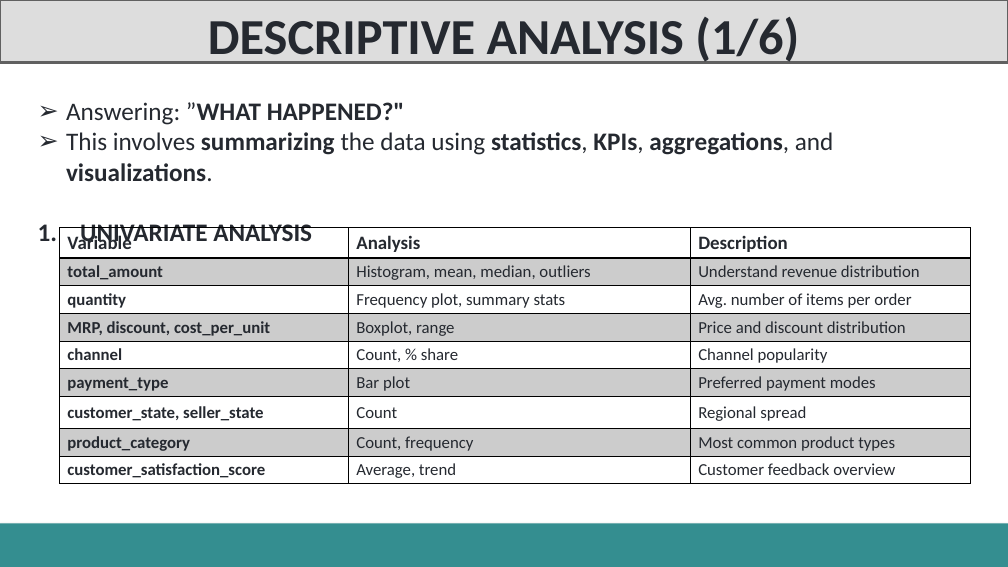
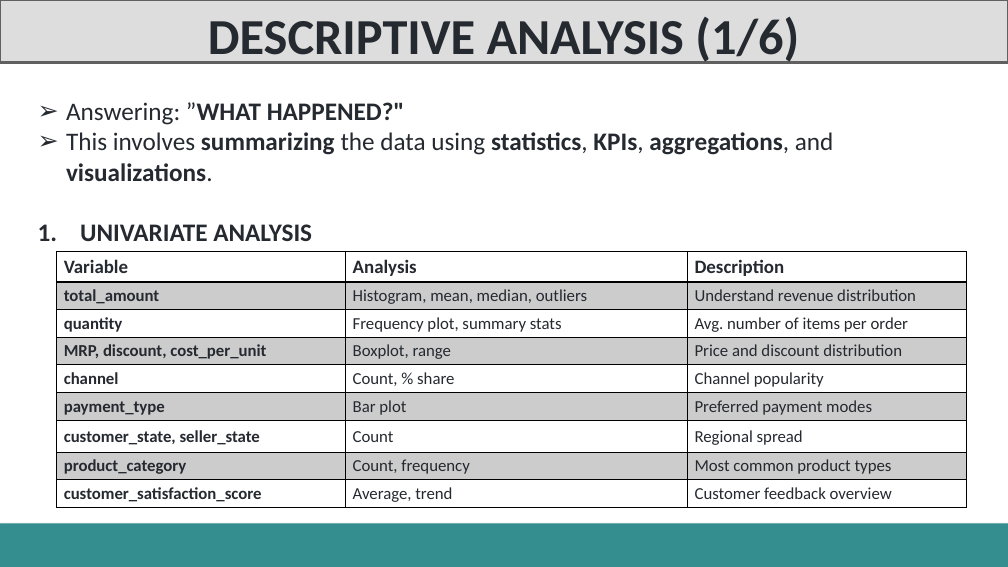
Before and after one commit to Dipesh-Ydv/Retail-Store-Data-Analysis, a slide deck: slide 23 of Retail Analysis Presentation.pptx. Drawn at 1008x567 pixels with LibreOffice and Linux fonts; fonts in the diff are those of the drawing. Boxes give left, top, right and bottom in pixels: in the first picture for what was removed or moved away, otherwise in the second. Text is boxed around its words. In the diff, an @@ line names an element or a change of style, - is before the commit and + after.

```diff
--- a/Retail Analysis Presentation.pptx
+++ b/Retail Analysis Presentation.pptx
@@ table: place and size @@
-table at (60,228,969,484)
+table at (56,252,966,508)
```
Also in this commit, not shown: 5 other slides changed, 3 slides added, 1 slide removed, 1 other file.
